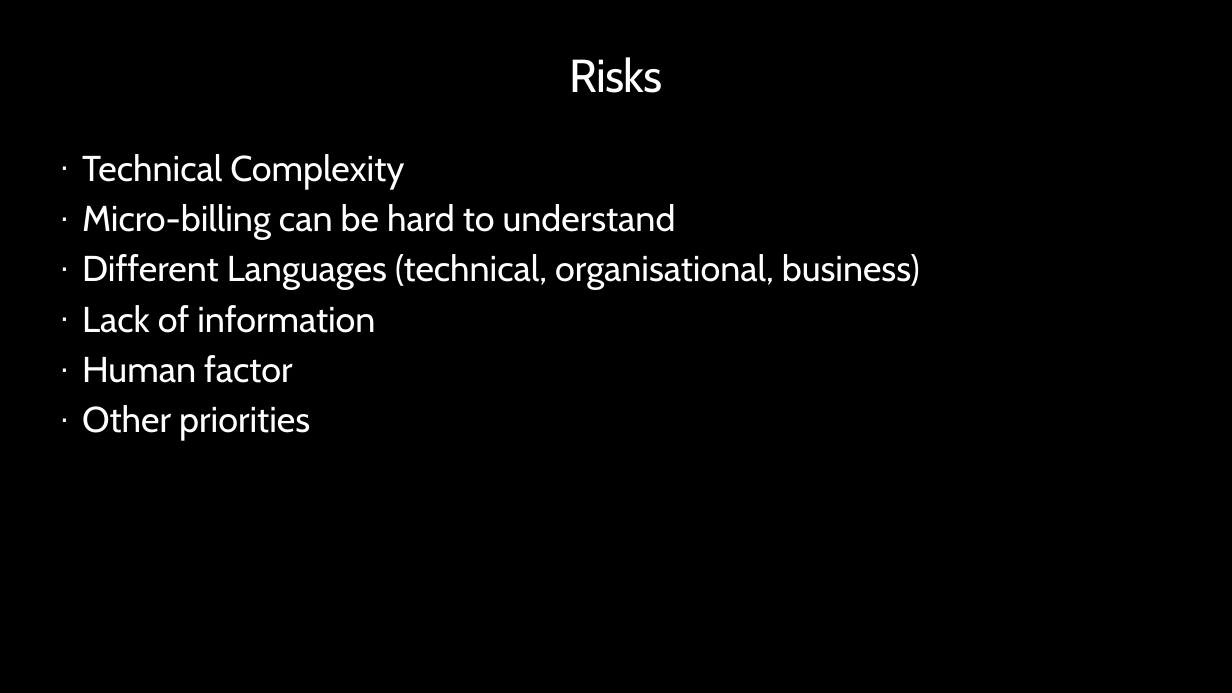
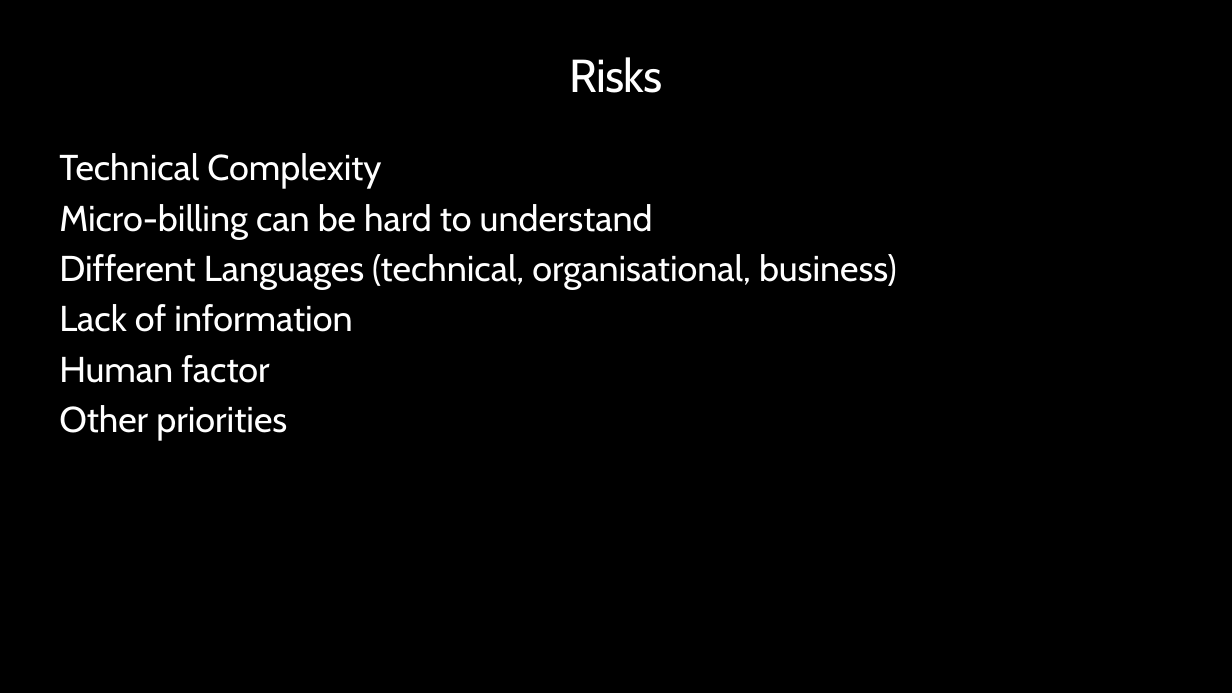
Before and after one commit to peterperov/MSFTCSA, a slide deck: slide 11 of 104-FinOps/Azure FinOps - Introduction.pptx (slide 10 before the commit). Drawn at 1232x693 pixels with LibreOffice and Linux fonts; fonts in the diff are those of the drawing; background and template pictures are left out. Boxes give left, top, right and bottom in pixels: in the first picture for what was removed or moved away, otherwise in the second. Text is boxed around its words. In the diff, an @@ line names an element or a change of style, - is before the commit and + after.

```diff
--- a/104-FinOps/Azure FinOps - Introduction.pptx
+++ b/104-FinOps/Azure FinOps - Introduction.pptx
@@ text "Technical Complexity" at box(59, 153, 897, 383): bullet · to none @@
```
Also in this commit, not shown: 10 other slides changed, 3 slides added.
